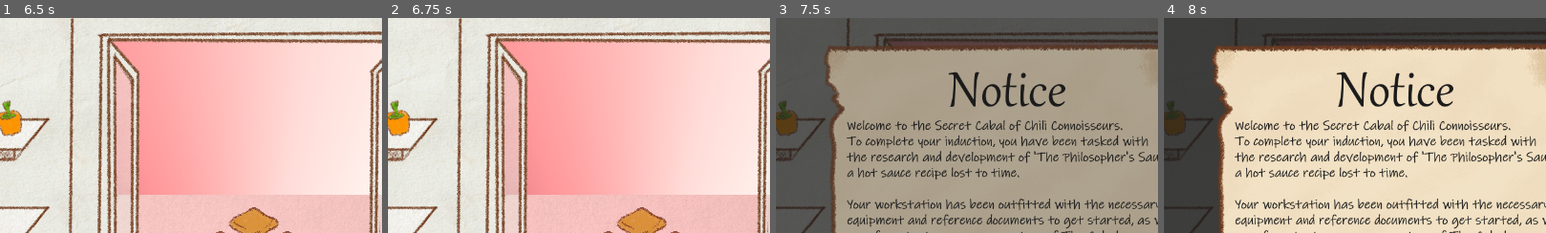
Above: before the commit, frames 1-4 (left to right).
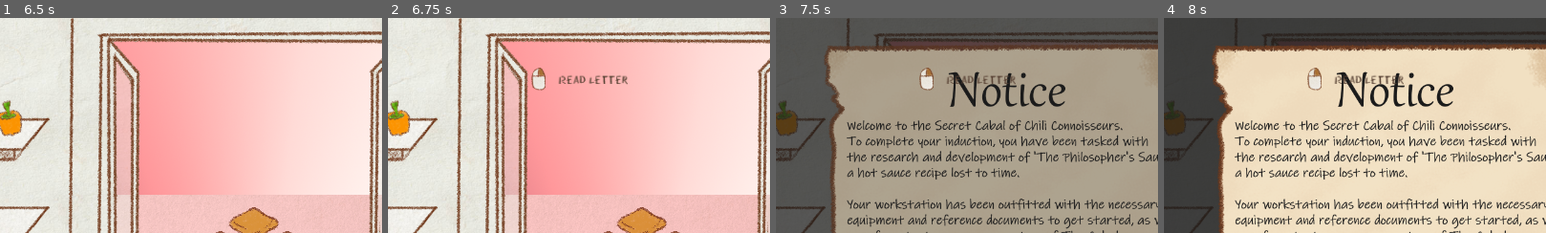
Above: after the commit, the same moments.

Repository: fresh4/GameJam2
Game: Godot game, scene res://Scenes/prototype_level.tscn
The game is run twice, just before and just after one commit, with the same random seed, the same clock (stepped at 60 frames per second) and the same inputs. The engine's default icon, where the game draws it, is replaced by a stand-in: a white triangle on a blue panel in a dark square.
Inputs (mouse positions are % of the whole screen's width and height, from its top left):
- Up to frame 1 (6.5 s): click "Progress Time" at 0.5 s; tap Enter at 1.25, 2.75, 5 s; move the mouse to (52, 48) at 1.27 s; press the mouse at (52, 48) at 1.28 s; right-click (52, 48) at 1.55 s; tap Space at 2, 3.5, 5.75 s; move the mouse to (48, 53) at 2.02 s; release the mouse at (48, 53) at 2.03 s; right-click (48, 53) at 2.1 s; click (48, 53) at 2.3 s; move the mouse to (57, 53) at 2.77 s; press the mouse at (57, 53) at 2.78 s; right-click (57, 53) at 3.05 s; move the mouse to (52, 59) at 3.52 s; release the mouse at (52, 59) at 3.53 s; right-click (52, 59) at 3.6 s; click (52, 59) at 3.8 s; click "Progress Time" at 4.25 s; move the mouse to (36, 88) at 5.02 s; hold Mouse wheel down (scroll_down) 5.03-5.78 s; right-click (36, 88) at 5.3 s; move the mouse to (17, 92) at 5.77 s; tap Mouse wheel up (scroll_up) at 5.85 s; click (17, 92) at 6.05 s
- Up to frame 2 (6.75 s): move the mouse to (6, 88) at 6.52 s; press the mouse at (6, 88) at 6.53 s
- Up to frame 3 (7.5 s): right-click (6, 88) at 6.8 s; move the mouse to (6, 88) at 7.27 s; release the mouse at (6, 88) at 7.28 s; right-click (6, 88) at 7.35 s
- Up to frame 4 (8 s): click (6, 88) at 7.55 s
The pictures show only the part of the screen within x 19-69%, y 0-50%; the shares and areas given below are measured in that part.

Frame 1 is identical in both runs. In frame 2, 0.7% of the frame differs, in the area x 37-63%, y 23-34%; in frame 3, 0.6%; in frame 4, 0.7%.

Commit message:
Initial infrastructure for hints

Diff:
--- a/Resources/readable_template.gd
+++ b/Resources/readable_template.gd
@@ -2,3 +2,4 @@
 class_name ReadableTemplate
 
 @export var texture: Texture2D
+@export var hint: String = "Read Letter"
--- a/Scenes/prototype_level.tscn
+++ b/Scenes/prototype_level.tscn
@@ -29,6 +29,9 @@
 [ext_resource type="PackedScene" uid="uid://bpgk7sd08y3fy" path="res://Prefabs/jar.tscn" id="23_lq5y0"]
 [ext_resource type="PackedScene" uid="uid://ddktg6351ag7b" path="res://Prefabs/draggable.tscn" id="24_kpn4k"]
 [ext_resource type="PackedScene" uid="uid://7lei4j2ue8oi" path="res://Prefabs/bell.tscn" id="29_27qd7"]
+[ext_resource type="Script" path="res://Scripts/hint.gd" id="30_e4qss"]
+[ext_resource type="Texture2D" uid="uid://chd5c4fjvcqr8" path="res://Assets/Art/UI/mouse_left_click.png" id="30_fmp4x"]
+[ext_resource type="Texture2D" uid="uid://c0ccswxhnqgp8" path="res://Assets/Art/UI/mouse_right_click.png" id="31_ddoa8"]
 
 [sub_resource type="CompressedTexture2D" id="CompressedTexture2D_4iy5j"]
 
@@ -403,6 +406,44 @@
 [node name="Pepper9" parent="Inside/Peppers" instance=ExtResource("21_egy4y")]
 position = Vector2(42, 155)
 
+[node name="Tooltips" type="CanvasLayer" parent="."]
+unique_name_in_owner = true
+script = ExtResource("30_e4qss")
+
+[node name="left_click" type="Sprite2D" parent="Tooltips"]
+visible = false
+position = Vector2(499, 59)
+texture = ExtResource("30_fmp4x")
+
+[node name="Label" type="Label" parent="Tooltips/left_click"]
+offset_left = 33.0
+offset_top = -10.0
+offset_right = 149.0
+offset_bottom = 13.0
+theme_override_colors/font_color = Color(0.347494, 0.260023, 0.20672, 1)
+theme_override_fonts/font = ExtResource("12_q31b7")
+theme_override_font_sizes/font_size = 20
+text = "Read Letter"
+horizontal_alignment = 1
+vertical_alignment = 1
+
+[node name="right_click" type="Sprite2D" parent="Tooltips"]
+visible = false
+position = Vector2(499, 102)
+texture = ExtResource("31_ddoa8")
+
+[node name="Label" type="Label" parent="Tooltips/right_click"]
+offset_left = 33.0
+offset_top = -10.0
+offset_right = 149.0
+offset_bottom = 13.0
+theme_override_colors/font_color = Color(0.347494, 0.260023, 0.20672, 1)
+theme_override_fonts/font = ExtResource("12_q31b7")
+theme_override_font_sizes/font_size = 20
+text = "Read Letter"
+horizontal_alignment = 1
+vertical_alignment = 1
+
 [connection signal="pressed" from="Inside/Button" to="." method="_on_button_pressed"]
 [connection signal="body_entered" from="Inside/Furniture/Cauldron/IngredientDetectionArea" to="Inside/Furniture/Cauldron" method="_on_ingredient_detection_area_body_entered"]
 [connection signal="pressed" from="Inside/Furniture/Cauldron/MixButton" to="Inside/Furniture/Cauldron" method="_on_mix_button_pressed"]
--- a/Scripts/game_manager.gd
+++ b/Scripts/game_manager.gd
@@ -12,6 +12,7 @@
 @onready var button: Button = %Button
 @onready var calendar_label: Label = %CalendarLabel
 @onready var market: Shop = %Market
+@onready var tooltips: Hint = %Tooltips
 
 var wage: int = 1 ## How much gold to pay per day
 var current_round: int = 0 ## The time of day, ranges from 0-6
--- /dev/null
+++ b/Scripts/hint.gd
@@ -0,0 +1,15 @@
+extends CanvasLayer
+class_name Hint
+
+@onready var left_click: Sprite2D = $left_click
+@onready var right_click: Sprite2D = $right_click
+@onready var left_label: Label = $left_click/Label
+@onready var right_label: Label = $right_click/Label
+
+var clicks: Array[Sprite2D]
+
+func _ready() -> void:
+	clicks = [left_click, right_click]
+
+func toggle_hint(side: int) -> void:
+		clicks[side].visible = not clicks[side].visible
--- a/Scripts/market.gd
+++ b/Scripts/market.gd
@@ -4,6 +4,7 @@
 @onready var baskets_node: Node2D = %Baskets
 @onready var button: Button = %Button
 
+var summoned: bool = false
 var baskets: Array[Basket]
 var starting_pos: Vector2 = Vector2(673, 800)
 var selling_pos: Vector2 = Vector2(673, 500)
@@ -14,10 +15,12 @@
 		if basket is Basket: baskets.append(basket)
 
 func summon() -> void:
+	summoned = true
 	var tween = get_tree().create_tween()
 	tween.tween_property(self, "position", selling_pos, 0.25)
 
 func unsummon() -> void:
+	summoned = false
 	var tween = get_tree().create_tween()
 	tween.tween_property(self, "position", starting_pos, 0.25)
 
--- a/Scripts/pepper.gd
+++ b/Scripts/pepper.gd
@@ -2,13 +2,6 @@
 class_name Pepper
 
 @export var properties: PepperTemplate
-
-#@export var pepper_name: String ## Name/identifier for this pepper
-#@export_range(0, 15000000) var max_scoville: int = 1000 ## Maximum potential Scoville value for the pepper
-#@export_range(0, 100) var required_light: int = 100 ## Optimal light levels for this pepper's growth
-#@export var recipe: Array[Pepper] ## What peppers combined can create this pepper; empty if base pepper
-#@export var tooltip_text: String = "" ## Description to show in tooltip
-#@export var is_pepper: bool = true ## Is this object a pepper? No for generic draggable physics objects
 
 @onready var tooltip: Label = %Tooltip
 @onready var sprite: Sprite2D = %Icon
--- a/Scripts/readable_area.gd
+++ b/Scripts/readable_area.gd
@@ -23,7 +23,9 @@
 		unread_sprite.visible = false
 
 func _on_mouse_entered() -> void:
+	Globals.game_manager.tooltips.toggle_hint(1)
 	hovering = true
 
 func _on_mouse_exited() -> void:
+	Globals.game_manager.tooltips.toggle_hint(1)
 	hovering = false
Binary file added: Assets/Art/UI/mouse.png
Not shown, added: Assets/Art/UI/mouse.png.import
Binary file added: Assets/Art/UI/mouse_left_click.png
Not shown, added: Assets/Art/UI/mouse_left_click.png.import
Binary file added: Assets/Art/UI/mouse_right_click.png
Not shown, added: Assets/Art/UI/mouse_right_click.png.import
Not shown: 1 places in Scenes/prototype_level.tscn that only renumber resources
